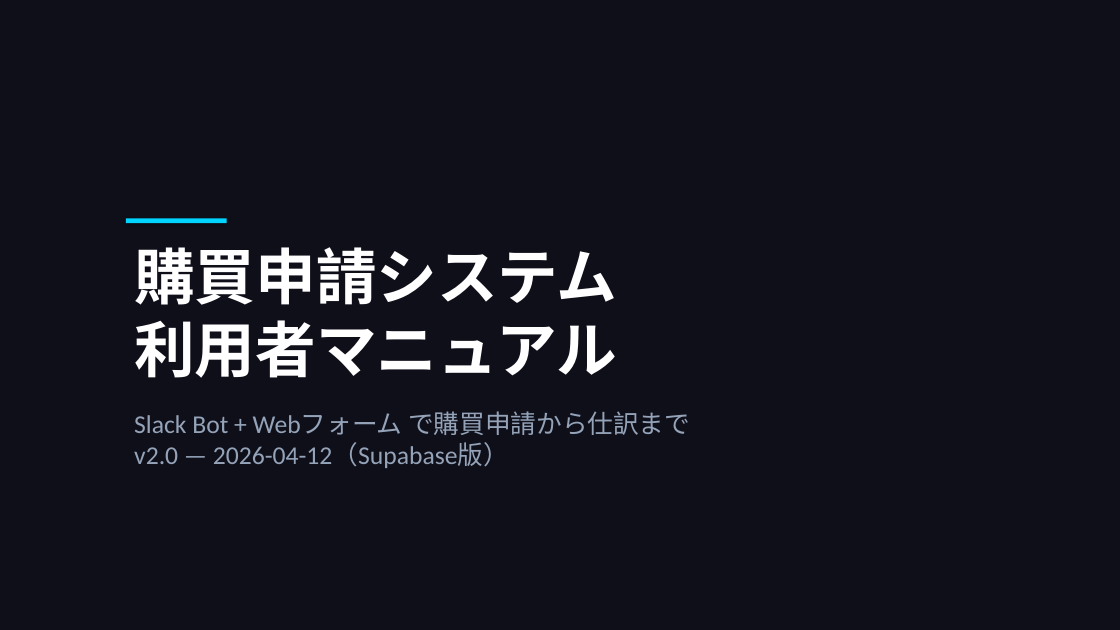
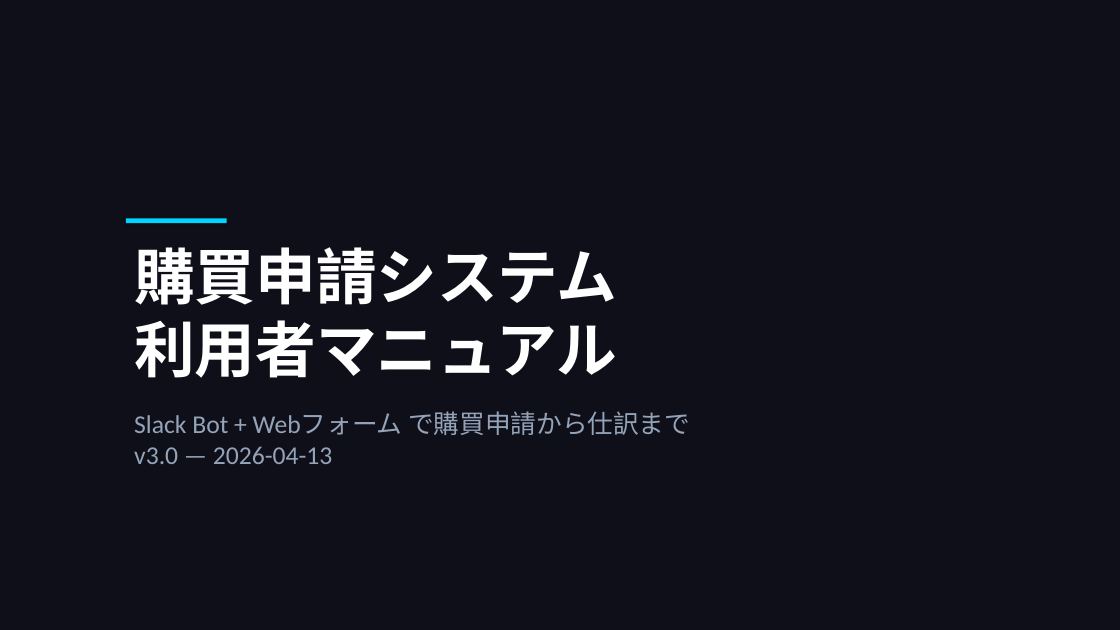
Before and after one commit to takeshiizawa123/next-procurement-poc, a slide deck: slide 1 of docs/user-manual.pptx. Drawn at 1120x630 pixels with LibreOffice and Linux fonts; fonts in the diff are those of the drawing. Boxes give left, top, right and bottom in pixels: in the first picture for what was removed or moved away, otherwise in the second. Text is boxed around its words. In the diff, an @@ line names an element or a change of style, - is before the commit and + after.

```diff
--- a/docs/user-manual.pptx
+++ b/docs/user-manual.pptx
@@ text at [134,411,690,464]: text changed @@
-Slack Bot + Webフォーム で購買申請から仕訳まで
-v2.0 — 2026-04-12（Supabase版）
+Slack Bot + Webフォーム で購買申請から仕訳まで
+v3.0 — 2026-04-13
```
Also in this commit, not shown: 1 slide added, 3 other files.
